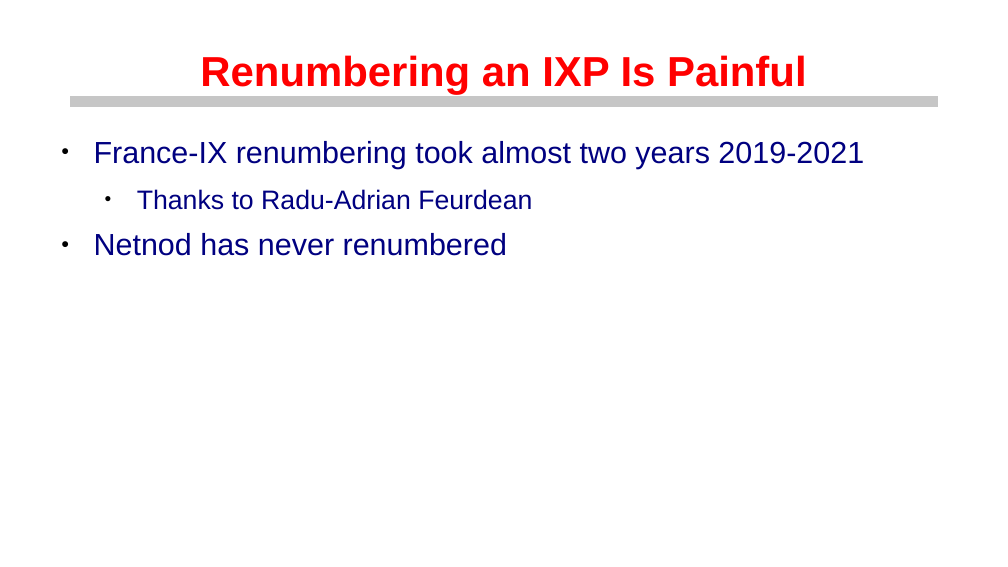
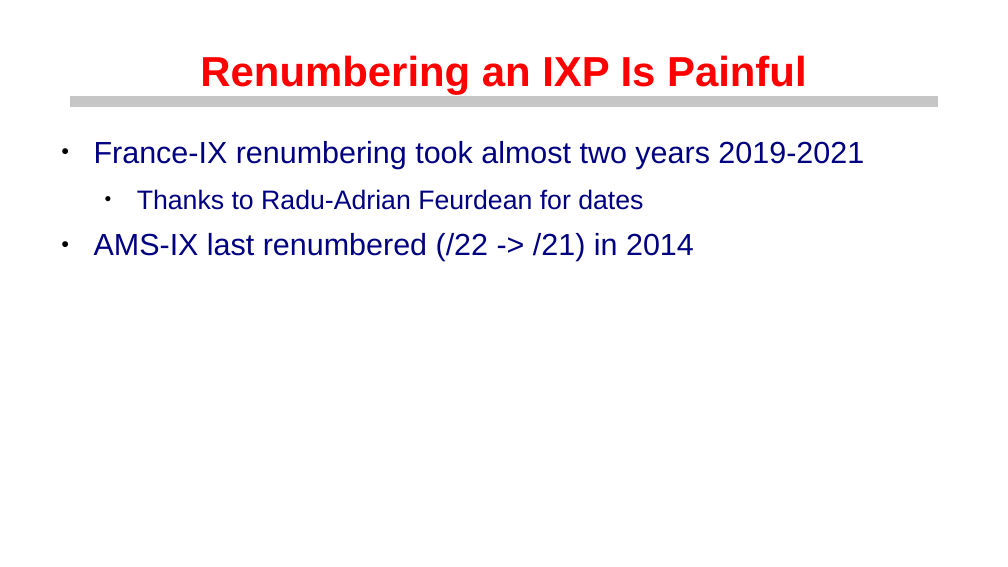
Before and after one commit to euro-ix/rfc8950-ixp, a slide deck: slide 7 of presentations/ipv6-only-ixps.odp. Drawn at 1008x567 pixels with LibreOffice and Linux fonts; fonts in the diff are those of the drawing; background and template pictures are left out. Boxes give left, top, right and bottom in pixels: in the first picture for what was removed or moved away, otherwise in the second. Text is boxed around its words. In the diff, an @@ line names an element or a change of style, - is before the commit and + after.

```diff
--- a/presentations/ipv6-only-ixps.odp
+++ b/presentations/ipv6-only-ixps.odp
@@ text at (x1=94, y1=189, x2=694, y2=261): text changed; size 21 to 24 pt @@
-  ● Thanks to Radu-Adrian Feurdean
-● Netnod has never renumbered
+  ● Thanks to Radu-Adrian Feurdean for dates
+● AMS-IX last renumbered (/22 -> /21) in 2014
```
Also in this commit, not shown: 5 other slides changed, 3 slides added, 1 other file.
